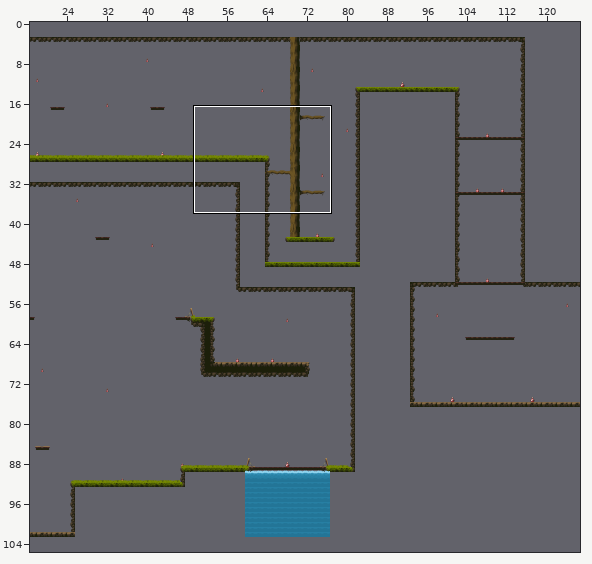
Two states of a Tiled map, levels/level1.tmx. Above, an overview of the earlier version with the close-up marked.
Close-up. Before the edit:
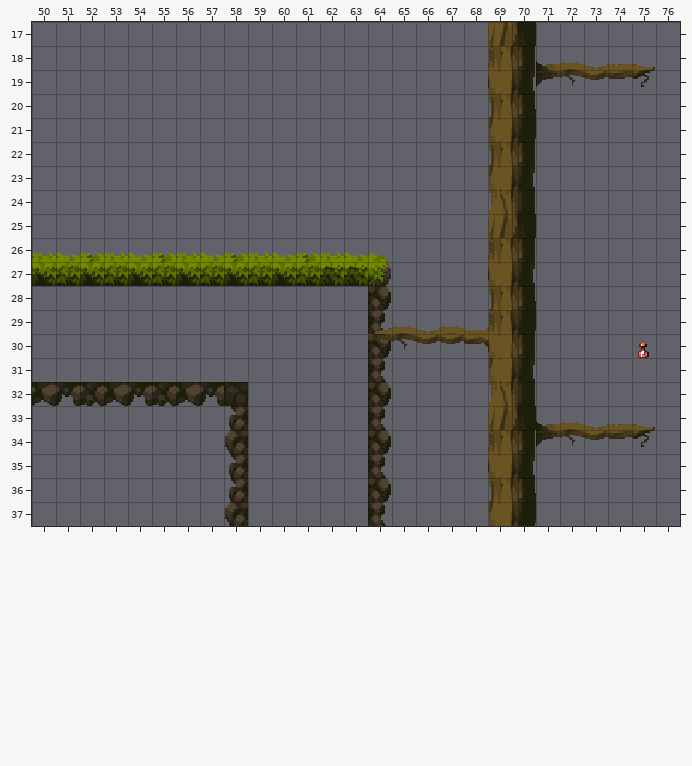
Cells are 16x16 px. Shown: x 50..76, y 17..37. The commit also changed other parts of the map, which this record leaves out. The old version is drawn lined up with the new one.
The same view after the edit:
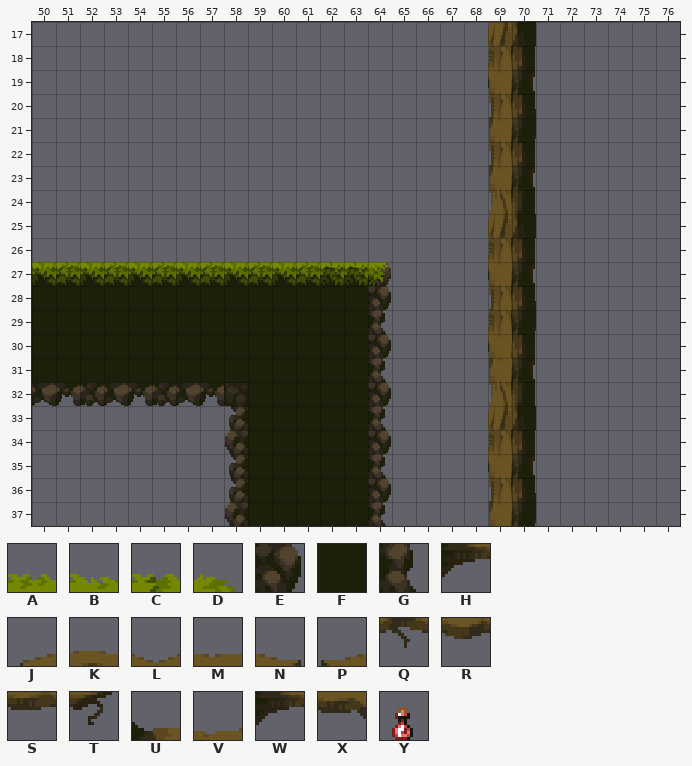
Key: from "Tiles": A 1, B 2, C 3, D 4, E 54, F 77, G 79, H 137, J 260, K 261, L 262, M 263, N 264, P 264 flipped left-right, Q 286, R 287, S 288, T 289, U 381, V 382, W 406, X 407, Y 615.
_ is an empty cell.
Tiles of an added or newly shown layer are drawn over the layers below it.
Changes in this commit:
map size 300x100 -> 306x106 cells (old content now starts at 3,3; both pictures use the new coordinates)
Layer "enemy" (now hidden):
The author cleared tile Y in row 30 at x 75.
Layer "decoration" (now hidden):
The author cleared tile A in row 26 at x 50, 53, 56, 59 and 62.
The author cleared tile B in row 26 at x 51, 54, 57, 60 and 63.
The author cleared tile C in row 26 at x 52, 55, 58 and 61.
The author cleared tile D in row 26 at x 64.
The author cleared tile K in row 18 at x 72; in row 29 at x 67; in row 33 at x 72.
The author cleared tile L in row 18 at x 73; in row 29 at x 66; in row 33 at x 73.
The author cleared tile M in row 18 at x 74; in row 33 at x 74.
The author cleared tile N in row 18 at x 75; in row 33 at x 75.
The author cleared tile P in row 29 at x 65.
The author cleared tile U in row 18 at x 71; in row 33 at x 71.
The author cleared tile V in row 29 at x 68.
Layer "png" (added):
There is now tile E in row 30 at x 64.
There is now tile F in rows 28 to 31 at x 50 to 63; in rows 32 to 37 at x 59 to 63.
There is now tile G in row 29 at x 64.
Layer "jumpable" (now hidden):
The author cleared tile H in row 34 at x 71.
The author cleared tile J in row 29 at x 64.
The author cleared tile K in row 29 at x 65.
The author cleared tile Q in row 19 at x 72; in row 30 at x 64 to 65; in row 34 at x 72.
The author cleared tile R in row 19 at x 73; in row 30 at x 66 to 67; in row 34 at x 73.
The author cleared tile S in row 19 at x 74; in row 34 at x 74.
The author cleared tile T in row 19 at x 75; in row 34 at x 75.
The author cleared tile W in row 19 at x 71.
The author cleared tile X in row 30 at x 68.
Boxes around the changes in both close-ups, in picture pixels (x1, y1, x2, y2):
removed: (536, 61, 655, 87)
removed: (32, 253, 389, 262)
changed: (32, 286, 488, 526)
removed: (638, 341, 649, 358)
removed: (536, 421, 655, 447)
